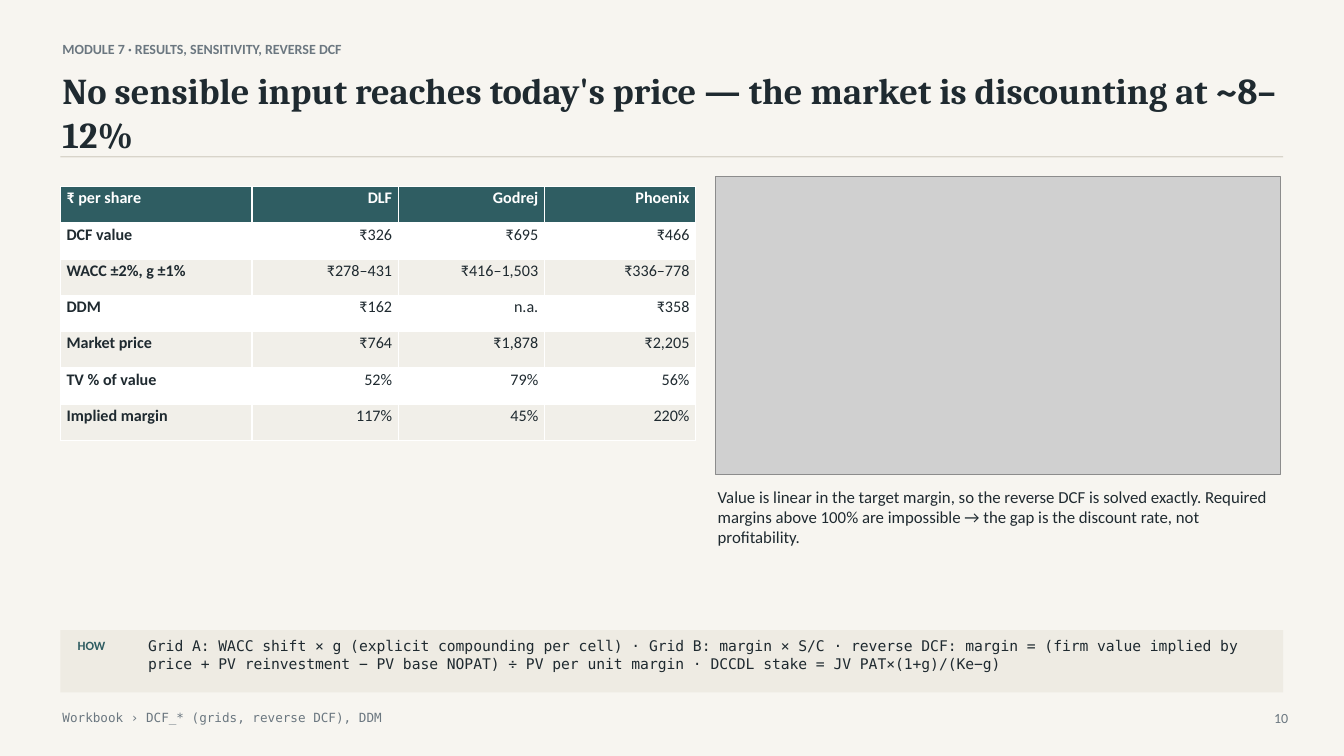
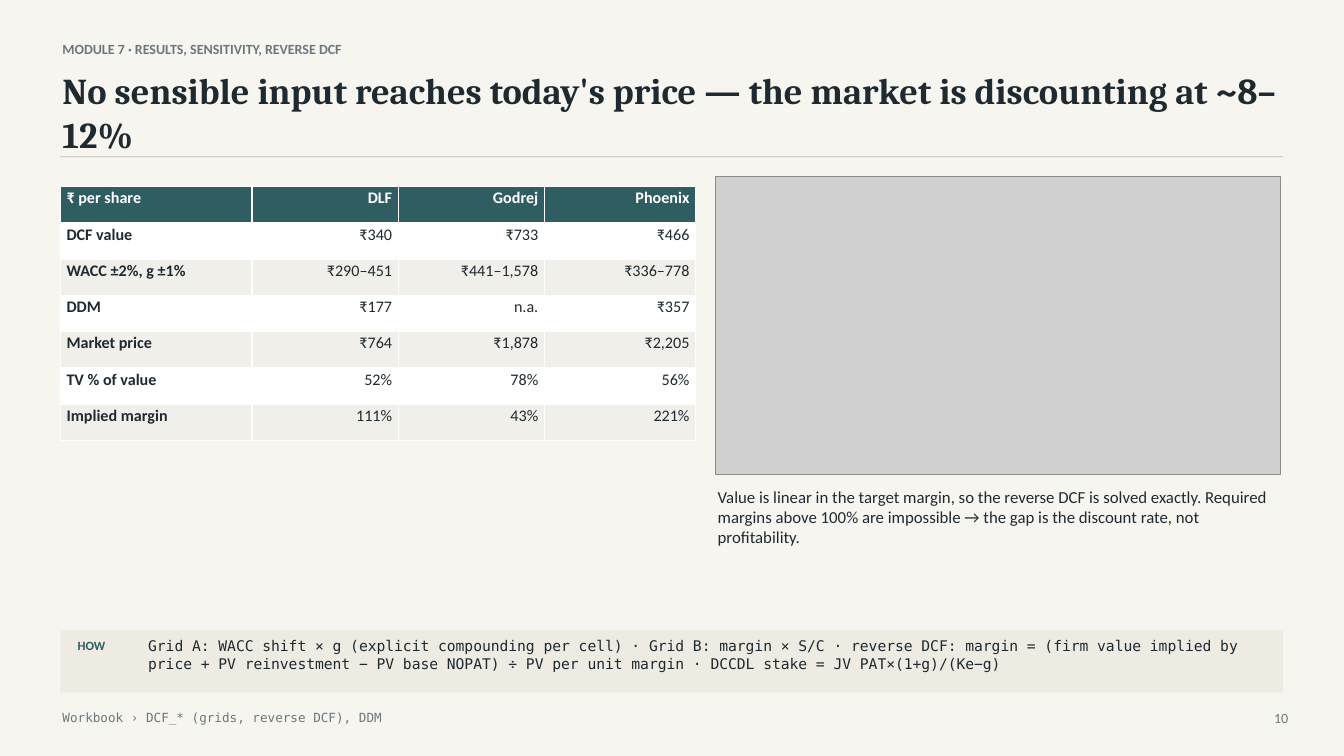
Before and after one commit to atharvaakz/BAAV, a slide deck: slide 10 of reports/ProjectBaav_Group27_Presentation.pptx. Drawn at 1344x756 pixels with LibreOffice and Linux fonts; fonts in the diff are those of the drawing; grey boxes stand for pictures. Boxes give left, top, right and bottom in pixels: in the first picture for what was removed or moved away, otherwise in the second. Text is boxed around its words. In the diff, an @@ line names an element or a change of style, - is before the commit and + after.

```diff
--- a/reports/ProjectBaav_Group27_Presentation.pptx
+++ b/reports/ProjectBaav_Group27_Presentation.pptx
@@ table at [60,187,696,441] @@
-row 2, column 2: ₹326
+row 2, column 2: ₹340
-row 2, column 3: ₹695
+row 2, column 3: ₹733
-row 3, column 2: ₹278–431
+row 3, column 2: ₹290–451
-row 3, column 3: ₹416–1,503
+row 3, column 3: ₹441–1,578
-row 4, column 2: ₹162
+row 4, column 2: ₹177
-row 4, column 4: ₹358
+row 4, column 4: ₹357
-row 6, column 3: 79%
+row 6, column 3: 78%
-row 7: Implied margin | 117% | 45% | 220%
+row 7: Implied margin | 111% | 43% | 221%
```
Also in this commit, not shown: 6 other slides changed, 9 other files.
